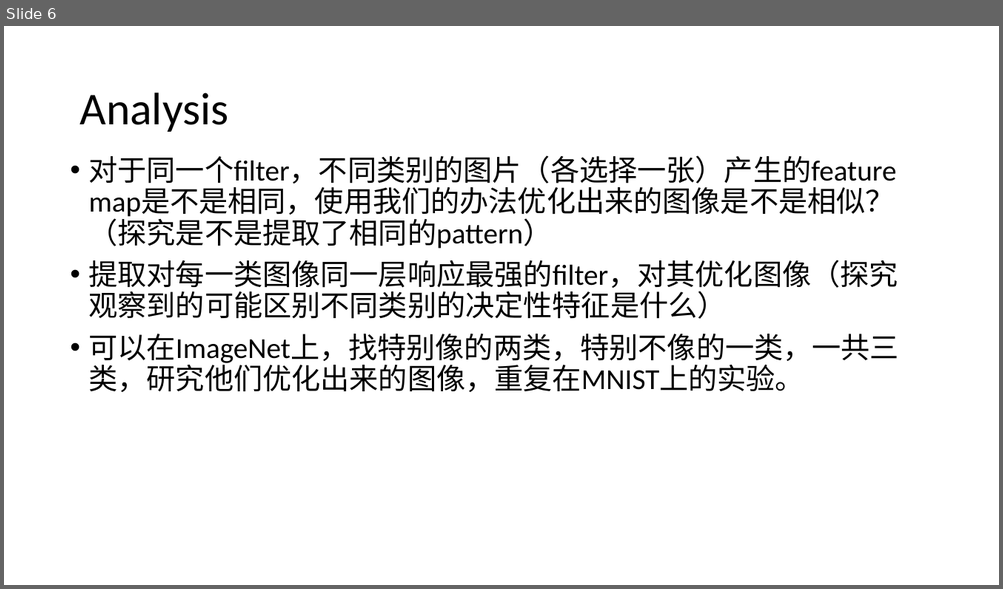
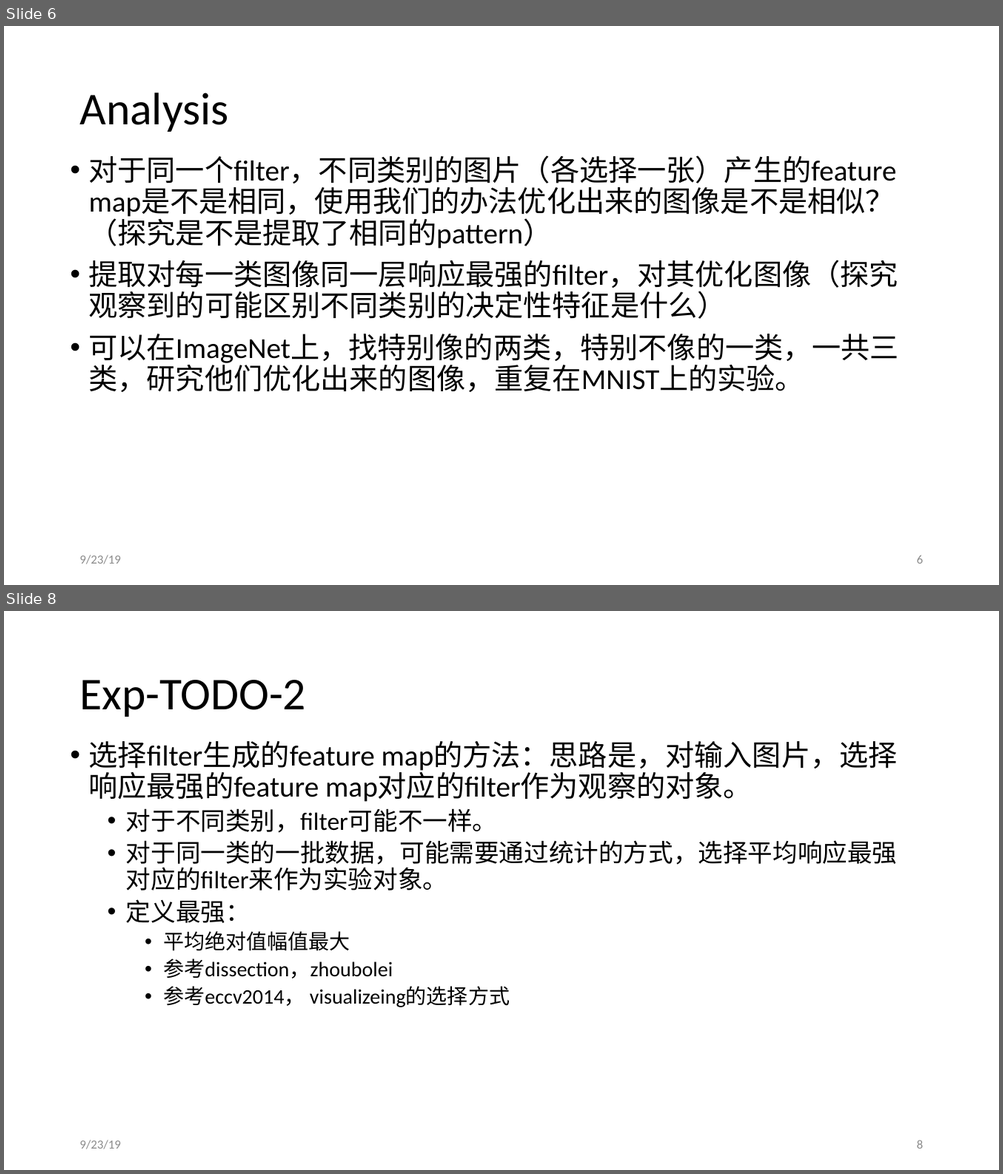
Before and after one commit to JiaxinZhuang/Interpretation, a slide deck: ppt/Interpretation-9-20.pptx. Shown one above the other, each under a label of ours: slide 6 before the commit, slides 6 and 8 after it; the slides between them are not shown. The pictures are 1003x589 and 1003x1174 pixels, drawn with LibreOffice and Linux fonts; fonts in the diff are those of the drawing. Boxes give left, top, right and bottom in pixels: in the first picture for what was removed or moved away, otherwise in the second. Text is boxed around its words. In the diff, an @@ line names an element or a change of style, - is before the commit and + after.

```diff
--- a/ppt/Interpretation-9-20.pptx
+++ b/ppt/Interpretation-9-20.pptx
@@ slide 8 added at [4,611,999,1170], background #FFFFFF @@
@@ title added at [79,680,306,717], 44 pt, text #000000 @@
+Exp-TODO-2
@@ text added at [89,741,897,1008], 24 pt, text #000000 @@
+• 选择filter生成的feature map的方法：思路是，对输入图片，选择响应最强的feature map对应的filter作为观察的对象。
+  • 对于不同类别，filter可能不一样。
+  • 对于同一类的一批数据，可能需要通过统计的方式，选择平均响应最强对应的filter来作为实验对象。
+  • 定义最强：
+    • 平均绝对值幅值最大
+    • 参考dissection，zhoubolei
+    • 参考eccv2014， visualizeing的选择方式
@@ text added at [79,1140,120,1150], 12 pt, text #8C8C8C @@
+9/23/19
@@ page number added at [916,1140,922,1149], 12 pt, text #8C8C8C @@
+8
@@ slide 6 changed as well @@
@@ text added at [79,555,120,565], 12 pt, text #8C8C8C @@
+9/23/19
@@ page number added at [916,556,922,564], 12 pt, text #8C8C8C @@
+6
```
Also in this commit, not shown: 4 other slides changed, 5 other slides added, 1 slide removed, 5 other files.
